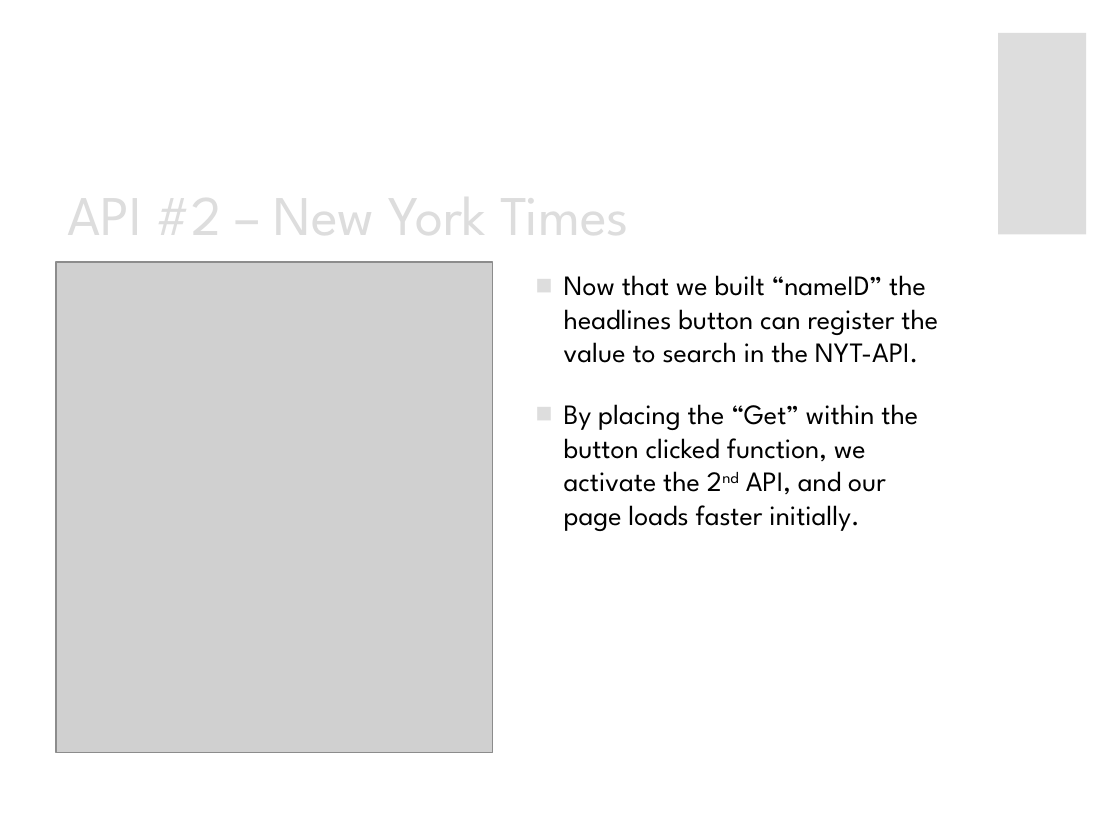
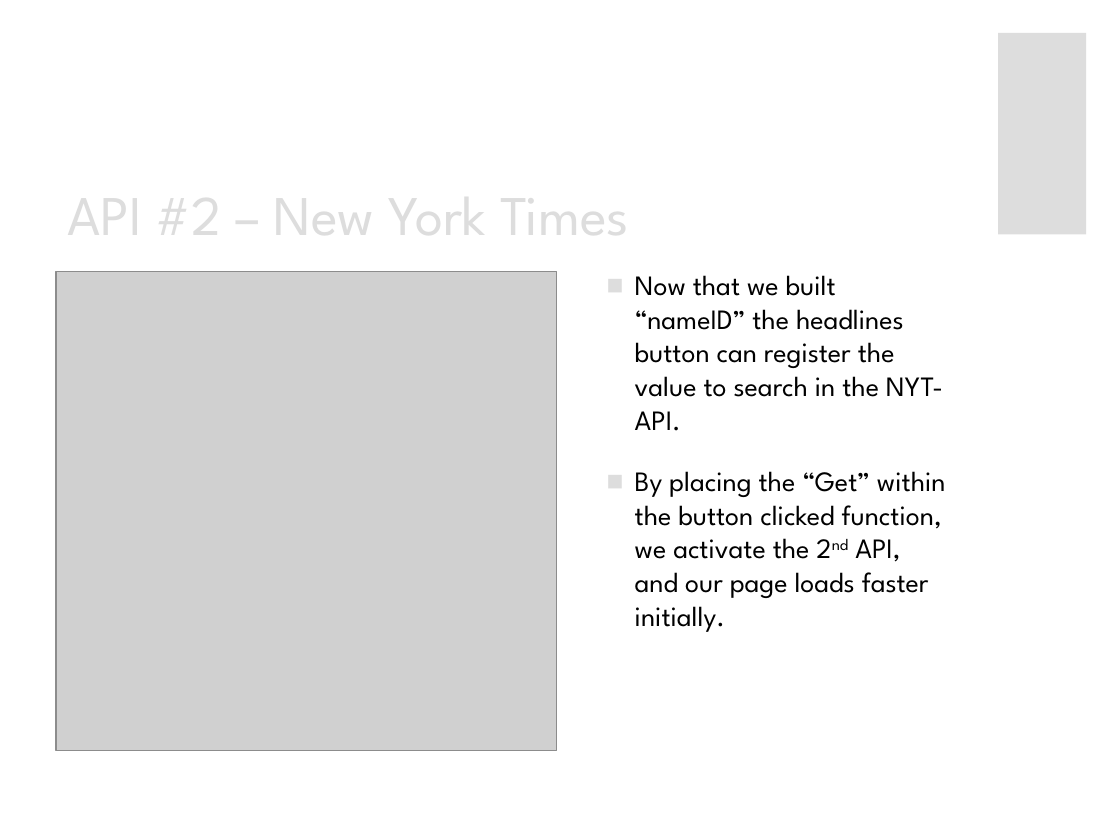
Before and after one commit to justbbarnett/politiscape, a slide deck: slide 16 of assets/presentation/politiscape.pptx (slide 17 before the commit). Drawn at 1120x840 pixels with LibreOffice and Linux fonts; fonts in the diff are those of the drawing; grey boxes stand for pictures. Boxes give left, top, right and bottom in pixels: in the first picture for what was removed or moved away, otherwise in the second. Text is boxed around its words. In the diff, an @@ line names an element or a change of style, - is before the commit and + after.

```diff
--- a/assets/presentation/politiscape.pptx
+++ b/assets/presentation/politiscape.pptx
@@ text "Now that we built “nameID” ..." rewrapped from (564,275,938,531) to (635,275,946,632) @@
@@ picture: place and size @@
-picture at (56,262,493,753)
+picture at (56,271,557,750)
```
Also in this commit, not shown: 2 other slides changed, 1 slide removed, 1 other file.
